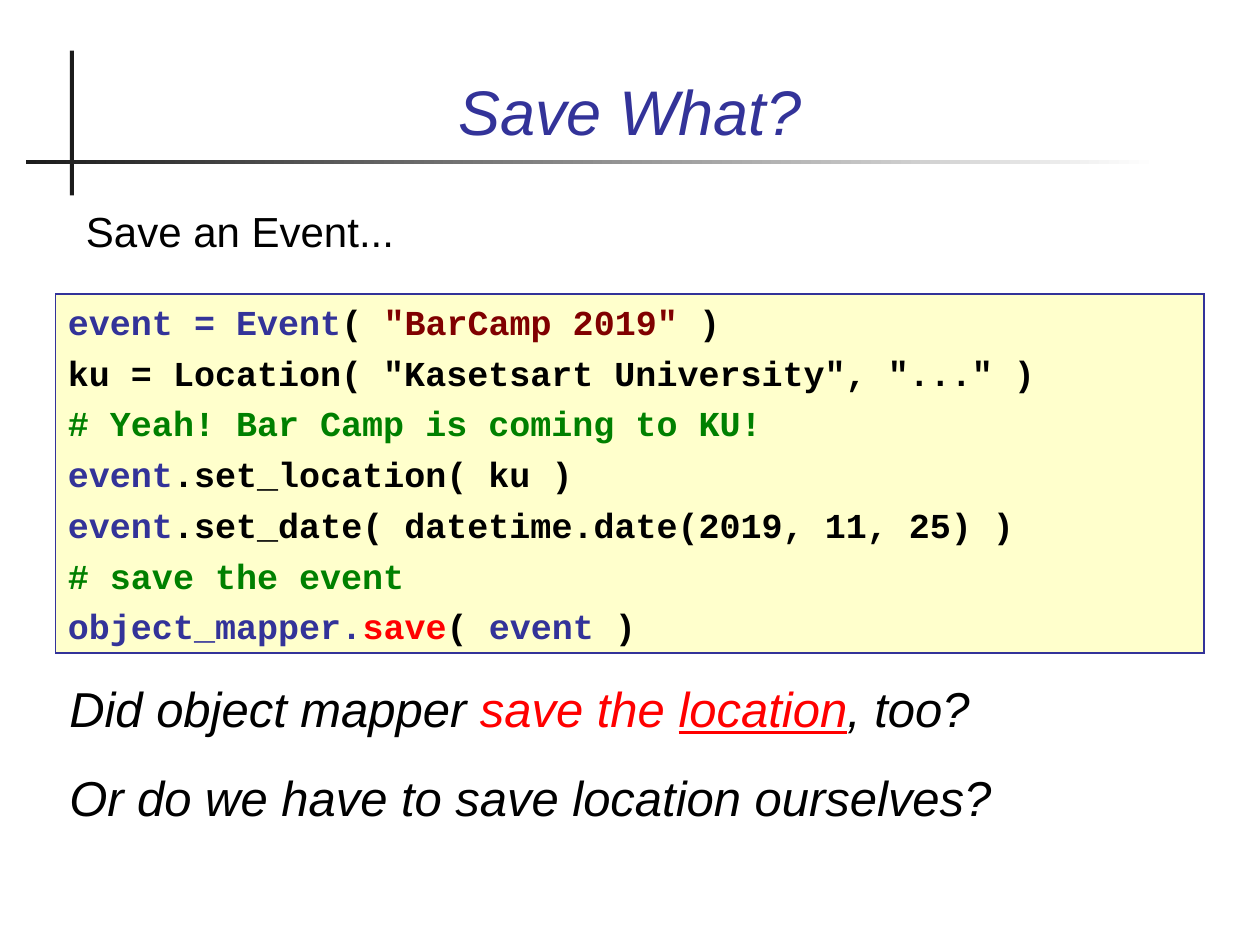
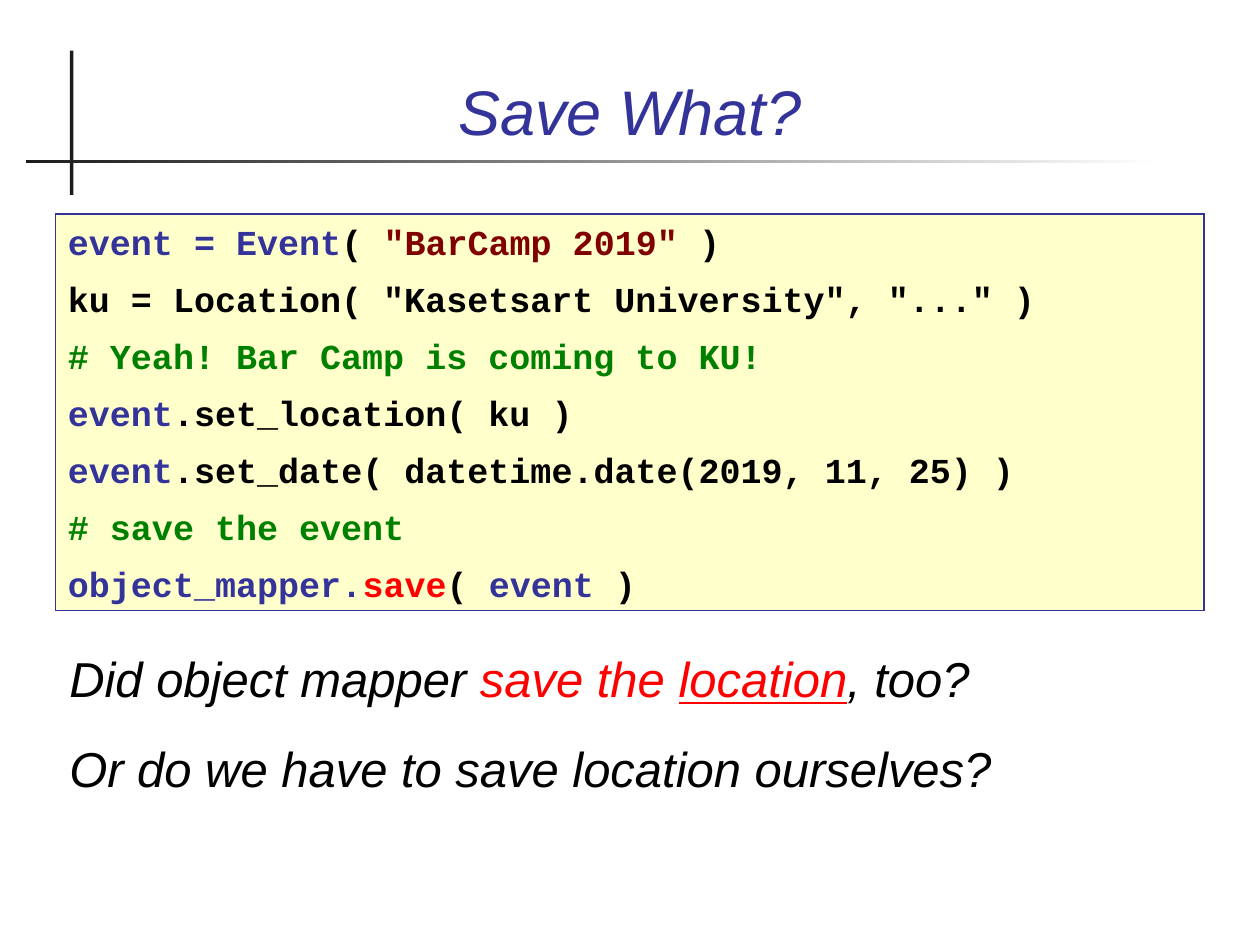
Before and after one commit to cpske/ISP, a slide deck: slide 23 of database/Persistence-and-ORM.ppt (slide 24 before the commit). Drawn at 1260x945 pixels with LibreOffice and Linux fonts; fonts in the diff are those of the drawing. Boxes give left, top, right and bottom in pixels: in the first picture for what was removed or moved away, otherwise in the second. Text is boxed around its words. In the diff, an @@ line names an element or a change of style, - is before the commit and + after.

```diff
--- a/database/Persistence-and-ORM.ppt
+++ b/database/Persistence-and-ORM.ppt
@@ rectangle "event = Event( "BarCamp 2019" ...": place and size @@
-rectangle "event = Event( "BarCamp 2019" ..." at [55,294,1205,653]
+rectangle "event = Event( "BarCamp 2019" ..." at [55,214,1205,611]
@@ rectangle "event = Event( "BarCamp 2019" ..." at [55,214,1205,611]: more space between paragraphs @@
@@ text removed at [86,217,394,248] @@
-Save an Event...
@@ text "Did object mapper save the ...": place and size @@
-text "Did object mapper save the ..." at [69,691,992,817]
+text "Did object mapper save the ..." at [69,661,992,788]
```
Also in this commit, not shown: 14 other slides changed, 3 slides added, 1 slide removed, 3 other files.
